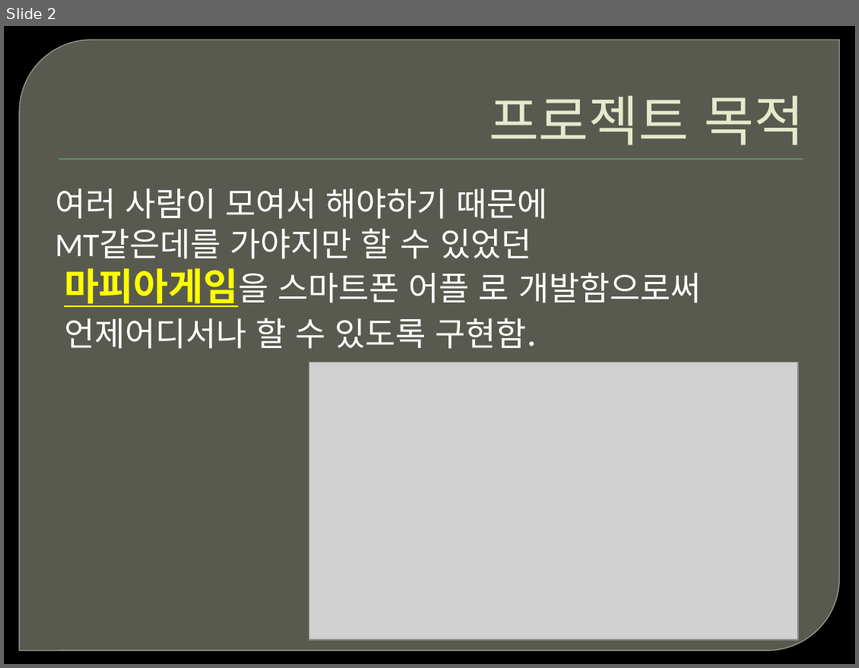
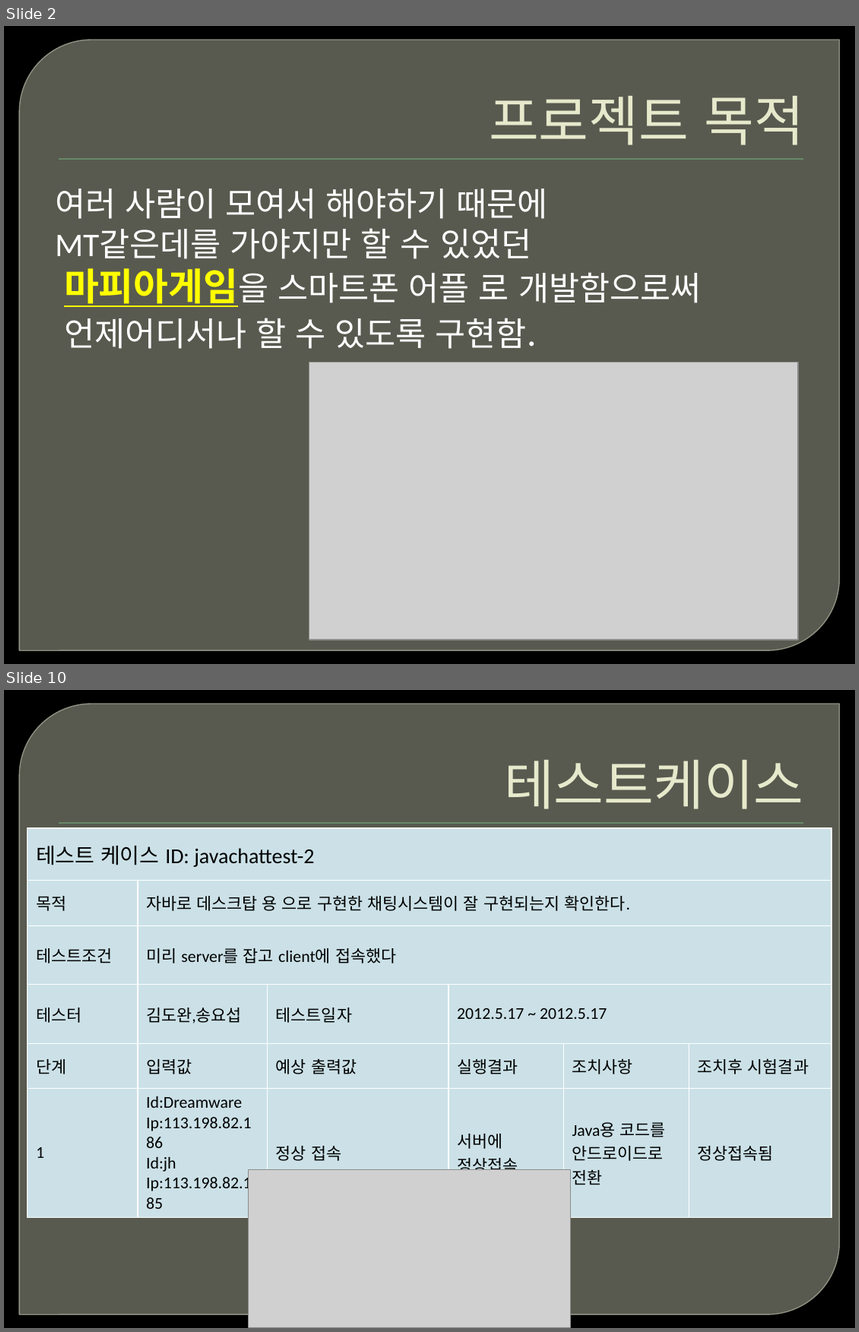
Before and after one commit to ofkdw/DreamWare, a slide deck: Document/final_repote.pptx. Shown one above the other, each under a label of ours: slide 2 before the commit, slides 2 and 10 after it; the slides between them are not shown. The pictures are 859x668 and 859x1332 pixels, drawn with LibreOffice and Linux fonts; fonts in the diff are those of the drawing; grey boxes stand for pictures; background and template pictures are left out. Boxes give left, top, right and bottom in pixels: in the first picture for what was removed or moved away, otherwise in the second. Text is boxed around its words. In the diff, an @@ line names an element or a change of style, - is before the commit and + after.

```diff
--- a/Document/final_repote.pptx
+++ b/Document/final_repote.pptx
@@ slide 10 added at (x1=4, y1=690, x2=855, y2=1328), background picture (left out); not listed: 2 template elements that a slide beside it also shows @@
@@ title added at (x1=504, y1=760, x2=804, y2=809), 46 pt, text #E7EACB @@
+테스트케이스
@@ table added at (x1=28, y1=828, x2=832, y2=1217), 6 rows, 6 columns @@
+테스트 케이스 ID: javachattest-2 |  |  |  |  | 
+목적 | 자바로 데스크탑 용 으로 구현한 채팅시스템이 잘 구현되는지 확인한다. |  |  |  | 
+테스트조건 | 미리 server를 잡고 client에 접속했다 |  |  |  | 
+테스터 | 김도완,송요섭 | 테스트일자 | 2012.5.17 ~ 2012.5.17 |  | 
+단계 | 입력값 | 예상 출력값 | 실행결과 | 조치사항 | 조치후 시험결과
+1 | Id:Dreamware / Ip:113.198.82.186 / Id:jh / Ip:113.198.82.185 | 정상 접속 | 서버에 정상접속 | Java용 코드를 안드로이드로 전환 | 정상접속됨
@@ picture added at (x1=248, y1=1170, x2=570, y2=1328) @@
```
Also in this commit, not shown: 8 other slides added, 1 slide removed, 1 other file.
